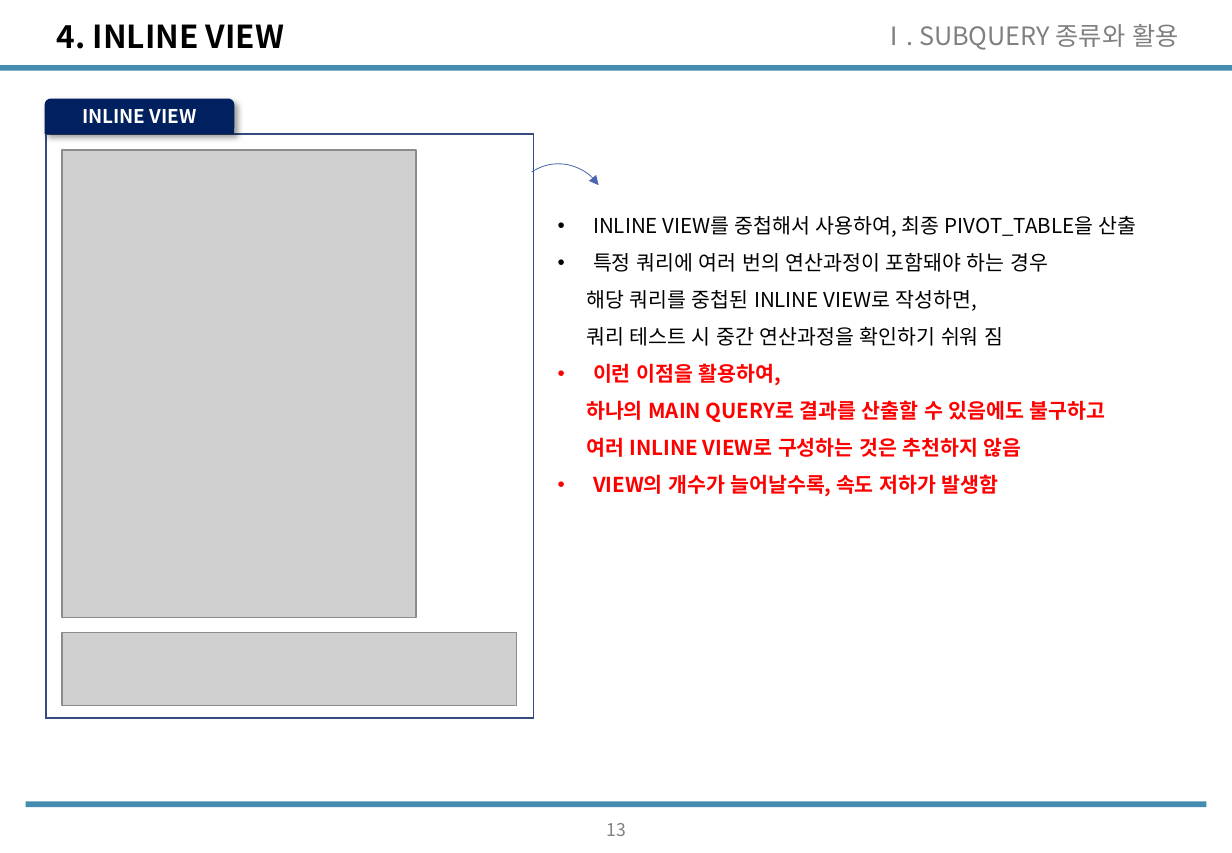
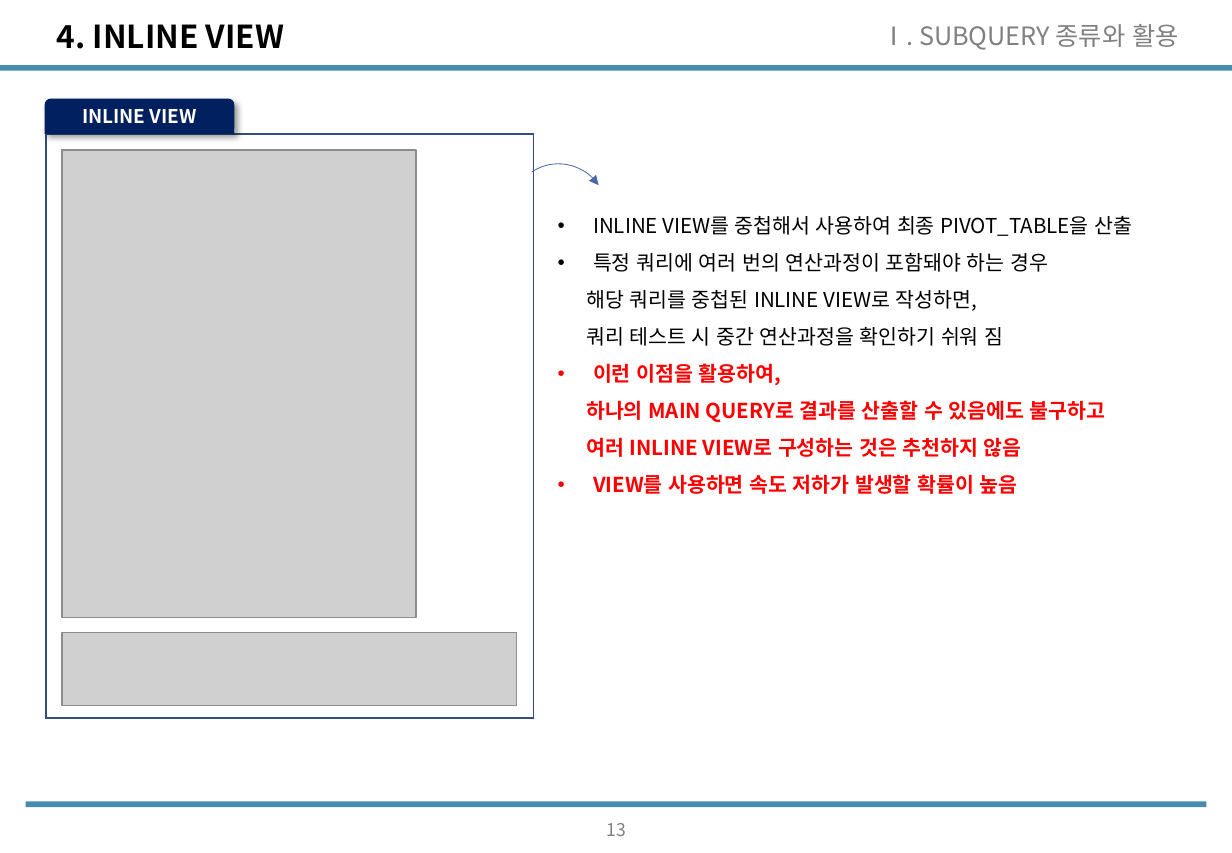
Before and after one commit to wooseok1152/SQL, a slide deck: slide 14 of SQL_seminar/SQL중상급활용_CH2.pptx. Drawn at 1232x853 pixels with LibreOffice and Linux fonts; fonts in the diff are those of the drawing; grey boxes stand for pictures. Boxes give left, top, right and bottom in pixels: in the first picture for what was removed or moved away, otherwise in the second. Text is boxed around its words. In the diff, an @@ line names an element or a change of style, - is before the commit and + after.

```diff
--- a/SQL_seminar/SQL중상급활용_CH2.pptx
+++ b/SQL_seminar/SQL중상급활용_CH2.pptx
@@ text at [593, 216, 1132, 236]: text changed @@
-• INLINE VIEW를 중첩해서 사용하여, 최종 PIVOT_TABLE을 산출
+• INLINE VIEW를 중첩해서 사용하여 최종 PIVOT_TABLE을 산출
@@ text at [593, 474, 1018, 494]: text changed @@
-• VIEW의 개수가 늘어날수록, 속도 저하가 발생함
+• VIEW를 사용하면 속도 저하가 발생할 확률이 높음
```
Also in this commit, not shown: 3 other slides changed, 12 slides added, 1 other file.
